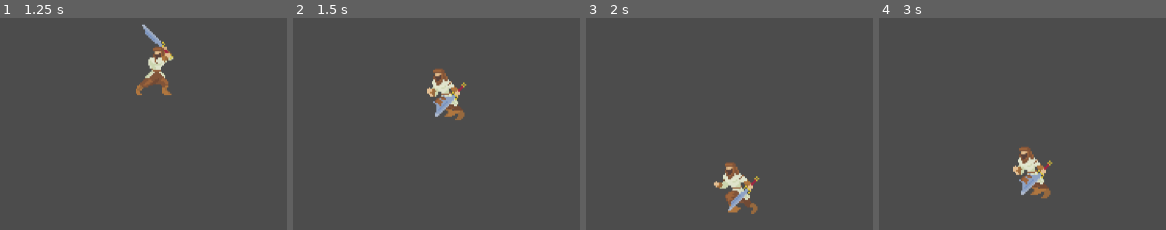
Above: before the commit, frames 1-4 (left to right).
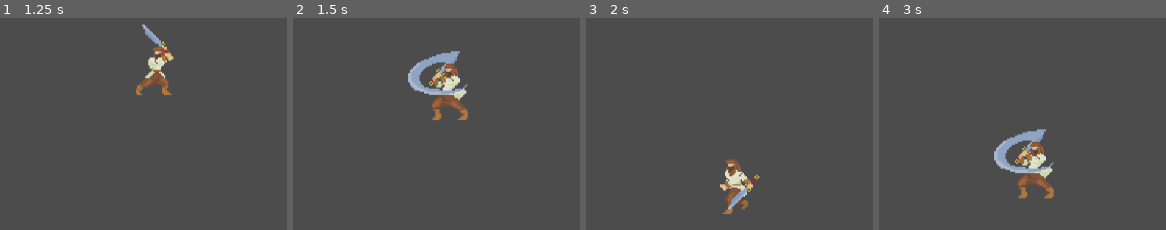
Above: after the commit, the same moments.

Repository: Russdaddy/battler
Game: Godot game, scene res://main.tscn
Same seed, same stepped clock (60 frames per second), same inputs: the game is played once before the commit and once after it.
Inputs:
- Up to frame 1 (1.25 s): hold Right (ui_right) from 0.53 s (still down); hold Space (charge) from 0.53 s (still down)
- Up to frame 2 (1.5 s): tap Enter at 1.25 s; release Right (ui_right) at 1.28 s; release Space (charge) at 1.28 s; hold Down (ui_down) from 1.28 s (still down); tap Space (charge) at 1.35 s
- Up to frame 3 (2 s): keep holding Down (ui_down)
- Up to frame 4 (3 s): release Down (ui_down) at 2.03 s; hold Right (ui_right) 2.03-2.78 s; hold Space (charge) 2.03-2.78 s; hold Up (ui_up) from 2.78 s (still down); tap Space (charge) at 2.85 s

Frame 1 is identical in both runs. In frame 2, 3.4% of the frame differs, in the area x 40-61%, y 15-49%; in frame 3, 1.6%; in frame 4, 3.4%.

Commit message:
attacking animation

Diff:
--- a/main.tscn
+++ b/main.tscn
@@ -1,10 +1,11 @@
-[gd_scene load_steps=24 format=2]
+[gd_scene load_steps=29 format=2]
 
 [ext_resource path="res://assets/idle_1.png" type="Texture" id=1]
 [ext_resource path="res://assets/run_1.png" type="Texture" id=2]
 [ext_resource path="res://player.gd" type="Script" id=3]
 [ext_resource path="res://playerAnimations.gd" type="Script" id=4]
 [ext_resource path="res://assets/charging.png" type="Texture" id=5]
+[ext_resource path="res://assets/attack.png" type="Texture" id=6]
 
 [sub_resource type="RectangleShape2D" id=1]
 extents = Vector2( 14.209, 21.5041 )
@@ -27,6 +28,26 @@
 [sub_resource type="AtlasTexture" id=10]
 flags = 4
 atlas = ExtResource( 1 )
+region = Rect2( 300, 0, 100, 113 )
+
+[sub_resource type="AtlasTexture" id=23]
+flags = 4
+atlas = ExtResource( 6 )
+region = Rect2( 0, 0, 100, 113 )
+
+[sub_resource type="AtlasTexture" id=24]
+flags = 4
+atlas = ExtResource( 6 )
+region = Rect2( 100, 0, 100, 113 )
+
+[sub_resource type="AtlasTexture" id=25]
+flags = 4
+atlas = ExtResource( 6 )
+region = Rect2( 200, 0, 100, 113 )
+
+[sub_resource type="AtlasTexture" id=26]
+flags = 4
+atlas = ExtResource( 6 )
 region = Rect2( 300, 0, 100, 113 )
 
 [sub_resource type="AtlasTexture" id=19]
@@ -96,6 +117,11 @@
 "name": "default",
 "speed": 8.0
 }, {
+"frames": [ SubResource( 23 ), SubResource( 24 ), SubResource( 25 ), SubResource( 26 ) ],
+"loop": false,
+"name": "attack",
+"speed": 12.0
+}, {
 "frames": [ SubResource( 19 ), SubResource( 20 ), SubResource( 21 ), SubResource( 22 ) ],
 "loop": true,
 "name": "charging",
@@ -118,4 +144,5 @@
 
 [node name="AnimatedSprite" type="AnimatedSprite" parent="player"]
 frames = SubResource( 6 )
+animation = "attack"
 script = ExtResource( 4 )
--- a/player.gd
+++ b/player.gd
@@ -7,19 +7,25 @@
 export (int) var speed = 300
 
 var velocity = Vector2()
-#one of idle,running,charging
-var status: String = 'idle'
+#one of idle,run,charge,attack
+var status:String = 'idle'
+var attackTimer = 0;
 
 # Called when the node enters the scene tree for the first time.
 func _ready():
 	pass # Replace with function body.
 
+func _input(event):
+	if event.is_action_released('charge'):
+		attackTimer = 20
+	pass
+
 func get_input():
+
 	velocity = Vector2()
 	if Input.is_action_pressed('charge'):
-		status = 'charging'
+		status = 'charge'
 	else:
-		status = 'running'
 		if Input.is_action_pressed('ui_right'):
 			velocity.x +=1
 		if Input.is_action_pressed('ui_left'):
@@ -28,12 +34,23 @@
 			velocity.y +=1
 		if Input.is_action_pressed('ui_up'):
 			velocity.y -=1
-		if !Input.is_action_pressed('ui_right') && !Input.is_action_pressed('ui_left') && !Input.is_action_pressed('ui_up') && !Input.is_action_pressed('ui_down'):
+		if !Input.is_action_pressed('ui_right') && !Input.is_action_pressed('ui_left') && !Input.is_action_pressed('ui_up') && !Input.is_action_pressed('ui_down') && status != 'attack':
 			status = 'idle'
 
 	velocity = velocity.normalized() * speed
+	pass
+
+func handle_attack():
+		if(attackTimer > 0):
+			attackTimer -= 1
+			status = "attack"
+		else:
+			status = "idle"
+pass
 
 func _physics_process(_delta):
+	print(status)
+	handle_attack()
 	get_input()
 	velocity = move_and_slide(velocity)
 
--- a/playerAnimations.gd
+++ b/playerAnimations.gd
@@ -14,6 +14,7 @@
 	play()
 	pass # Replace with function body.
 
+#last pressed tracking for turn
 func _input(event):
 	if(event.is_action_released("ui_right")):
 		last_pressed = "right"
@@ -21,10 +22,11 @@
 		last_pressed = "left"
 	pass
 
-	#Called every frame. 'delta' is the elapsed time since the previous frame.
 func _process(delta):
-	if Input.is_action_pressed('charge'):
+	if get_node("..").status == "charge":
 		set_animation('charging')
+	elif get_node("..").status == "attack":
+		set_animation("attack")
 	elif Input.is_action_pressed('ui_right'):
 		flip_h = true
 		set_animation('run')
Binary file added: assets/attack.png
Not shown, added: assets/attack.png.import
